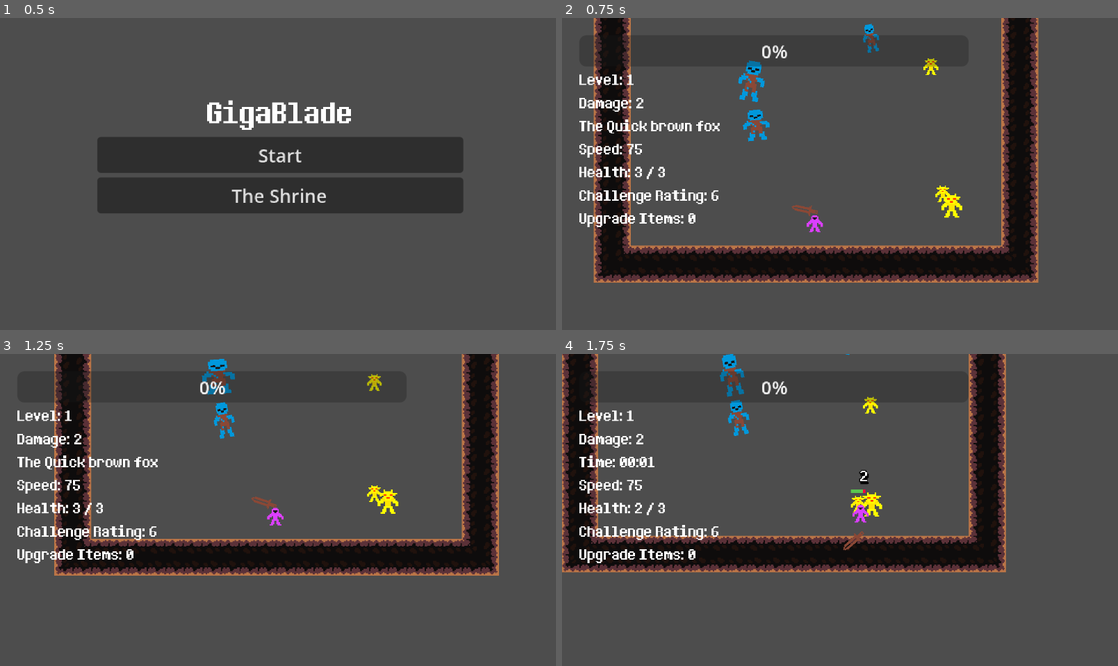
Above: before the commit, frames 1-4 (two rows, left to right).
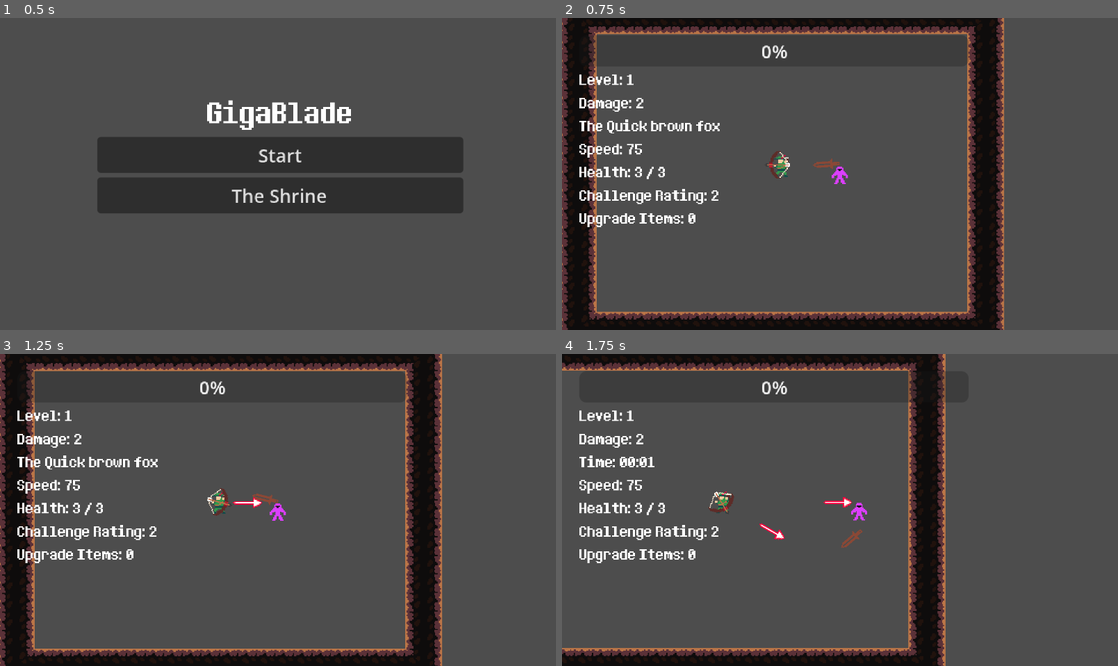
Above: after the commit, the same moments.

Repository: elygreen/GigaBlade
Game: Godot game, scene res://Main_Scenes/root_node.tscn
The game is run twice, just before and just after one commit, with the same random seed, the same clock (stepped at 60 frames per second) and the same inputs.
Inputs (mouse positions are in pixels of both pictures, inside the frame that each line leads up to):
- Up to frame 1 (0.5 s): no input
- Up to frame 2 (0.75 s): click "Start" at 0.5 s
- Up to frame 3 (1.25 s): no input
- Up to frame 4 (1.75 s): move the mouse to (962, 494) at 1.27 s; press the mouse at (962, 494) at 1.28 s; hold Right (ui_right) from 1.28 s (still down)

Frame 1 is identical in both runs. In frame 2, 37% of the frame differs, in the area x 0-86%, y 0-100%; in frame 3, 36%; in frame 4, 29%.

Commit message:
Entity Container Refactor + Boss Attack

Diff:
--- a/Bosses/boss_elven_archer.gd
+++ b/Bosses/boss_elven_archer.gd
@@ -1,15 +1,20 @@
-extends Node2D
+extends CharacterBody2D
 
 @export var damage_number_scene: PackedScene
+@export var projectile: PackedScene
+@export var max_health: int = 500
+@export var speed: float = 150.0
 
 @onready var attack_cooldown = $Attack_Cooldown
 @onready var attack_duration = $Attack_Duration
+@onready var bow = $Bow
 
-@export var max_health: int = 500
 var current_health: int = max_health
 var room_area: Node2D = null
 var player: Node2D = null
-var xp_orb_container: Node2D = null
+var entity_container: Node2D = null
+var attack_target_position: Vector2 = Vector2.ZERO
+const MOVEMENT_STOP_DISTANCE: float = 10.0
 
 enum State {IDLE, CHASING, ATTACKING}
 var current_state = State.IDLE
@@ -19,6 +24,7 @@
 	print("boss spawned")
 	current_health = max_health
 	player = get_tree().get_first_node_in_group("player")
+	center_spin_shoot()
 
 func _process(delta: float) -> void:
 	if player == null:
@@ -32,6 +38,80 @@
 	spawn_damage_number(damage, is_crit)
 	if current_health <= 0:
 		die()
+
+func corner_shoot():
+	var corner = get_random_corner()
+	# Run to corner
+	while global_position.distance_to(corner) > 5:
+		global_position = global_position.move_toward(corner, speed * get_process_delta_time())
+		await get_tree().process_frame
+	await get_tree().create_timer(5).timeout
+	# Shoot 10 times
+	for i in range(7):
+		var player_direction = (player.global_position - global_position).normalized()
+		var new_projectile = projectile.instantiate()
+		new_projectile.global_position = global_position
+		new_projectile.direction = player_direction
+		get_parent().add_child(new_projectile)
+		await get_tree().create_timer(.5).timeout
+
+func center_spin_shoot():
+	# --- All of your checks are perfect, no changes here ---
+	if room_area == null:
+		printerr("Boss: room area not set!")
+		return
+	var collision_shape = room_area.get_node_or_null("CollisionShape2D")
+	if collision_shape == null:
+		printerr("Boss: room area has no 'CollisionShape2D' child.")
+		return
+	var center_pos = collision_shape.global_position
+
+	# --- Movement code is also fine ---
+	while global_position.distance_to(center_pos) > 5.0:
+		global_position = global_position.move_toward(center_pos, speed * get_process_delta_time())
+		await get_tree().process_frame
+
+	await get_tree().create_timer(0.5).timeout
+
+	if bow == null:
+		printerr("Boss: $Bow node not found!")
+		return
+
+	# --- Start of Tween Logic ---
+	var total_steps = 12
+	var shot_delay = 0.35 # This is now the duration of the tween
+
+	# Set the initial rotation (angle 0 + 180 degree offset)
+	var visual_angle = 180.0
+	bow.rotation_degrees = visual_angle
+
+	for i in range(total_steps):
+		# 1. Calculate the angle to SHOOT at
+		var current_shoot_angle_deg = i * 30.0
+		var shoot_direction = Vector2.RIGHT.rotated(deg_to_rad(current_shoot_angle_deg))
+
+		# 2. Spawn the projectile
+		var new_projectile = projectile.instantiate()
+		new_projectile.global_position = global_position
+		new_projectile.direction = shoot_direction
+		get_parent().add_child(new_projectile)
+
+		# 3. Calculate the NEXT visual angle
+		# We add (i + 1) to get the *next* 30-degree step
+		visual_angle = (i + 1) * 30.0 + 180.0
+
+		# 4. Create a tween to smoothly rotate to that next angle
+		var tween = create_tween()
+		tween.tween_property(bow, "rotation_degrees", visual_angle, shot_delay)
+
+		# 5. Wait for the tween to finish before the next loop
+		await tween.finished
+
+	# --- End of Tween Logic ---
+
+	# After the loop, smoothly tween the bow back to 0
+	var reset_tween = create_tween()
+	reset_tween.tween_property(bow, "rotation_degrees", 0, 0.5) # 0.5s to reset
 
 func get_random_point_in_room() -> Vector2:
 	if room_area == null:
@@ -52,10 +132,32 @@
 	var random_y = randf() * size.y
 	return top_left + Vector2(random_x, random_y)
 
+func get_random_corner() -> Vector2:
+	if room_area == null:
+		printerr("Boss room area not set!")
+		return global_position
+	var collision_shape = room_area.get_node_or_null("CollisionShape2D")
+	if collision_shape == null:
+		printerr("Boss room area has no 'CollisionShape2D' child.")
+		return global_position
+	if not collision_shape.shape is RectangleShape2D:
+		printerr("Boss room area's collision shape is not a RectangleShape2D.")
+		return global_position
+	var rect_shape: RectangleShape2D = collision_shape.shape
+	var size = rect_shape.size
+	var center_pos = collision_shape.global_position
+	var half_size = size / 2.0
+	var top_left = center_pos - half_size
+	var top_right = center_pos + Vector2(half_size.x, -half_size.y)
+	var bottom_left = center_pos + Vector2(-half_size.x, half_size.y)
+	var bottom_right = center_pos + half_size
+	var corners = [top_left, top_right, bottom_left, bottom_right]
+	return corners.pick_random()
+
 func spawn_damage_number(damage, is_crit):
-	if damage_number_scene and is_instance_valid(xp_orb_container):
+	if damage_number_scene and is_instance_valid(entity_container):
 		var damage_number = damage_number_scene.instantiate()
-		xp_orb_container.call_deferred("add_child", damage_number)
+		entity_container.call_deferred("add_child", damage_number)
 		var spawn_pos = global_position + Vector2(randf_range(-8, 8), randf_range(-8, 8))
 		damage_number.start(damage, spawn_pos, is_crit)
 
--- a/Bosses/boss_elven_archer.tscn
+++ b/Bosses/boss_elven_archer.tscn
@@ -1,8 +1,9 @@
-[gd_scene load_steps=7 format=3 uid="uid://dujkrhftkt4dt"]
+[gd_scene load_steps=8 format=3 uid="uid://dujkrhftkt4dt"]
 
 [ext_resource type="Script" uid="uid://m74v3ub7m04l" path="res://Bosses/boss_elven_archer.gd" id="1_1abka"]
 [ext_resource type="Texture2D" uid="uid://3ggeosr4ahqw" path="res://Images/GigaBladeSpritesheet.png" id="1_8aqix"]
 [ext_resource type="PackedScene" uid="uid://dlsdd6r5sa5hh" path="res://damage_number.tscn" id="2_api1l"]
+[ext_resource type="PackedScene" uid="uid://cif5mlynp1pim" path="res://Projectiles/arrow_projectile.tscn" id="3_dxthg"]
 
 [sub_resource type="CircleShape2D" id="CircleShape2D_1abka"]
 radius = 6.0
@@ -13,9 +14,10 @@
 [sub_resource type="CircleShape2D" id="CircleShape2D_8aqix"]
 radius = 9.0
 
-[node name="Boss_Elven_Archer" type="Node2D"]
+[node name="Boss_Elven_Archer" type="CharacterBody2D"]
 script = ExtResource("1_1abka")
 damage_number_scene = ExtResource("2_api1l")
+projectile = ExtResource("3_dxthg")
 
 [node name="Body" type="Sprite2D" parent="."]
 texture = ExtResource("1_8aqix")
--- a/Enemies/basic_enemy.tscn
+++ b/Enemies/basic_enemy.tscn
@@ -29,7 +29,7 @@
 region_enabled = true
 region_rect = Rect2(65, 0, 14, 16)
 
-[node name="Hitbox" type="Area2D" parent="Sprite2D" groups=["enemy_hitbox"]]
+[node name="Hitbox" type="Area2D" parent="Sprite2D"]
 
 [node name="CollisionShape2D" type="CollisionShape2D" parent="Sprite2D/Hitbox"]
 shape = SubResource("RectangleShape2D_naotq")
--- a/GameScreen/Spawn_Manager/spawn_manager.gd
+++ b/GameScreen/Spawn_Manager/spawn_manager.gd
@@ -1,7 +1,7 @@
 extends Node2D
 
 @export var player: CharacterBody2D
-@export var xp_orb_container: Node2D
+@export var entity_container: Node2D
 @export var enemy_container: Node2D
 
 var current_spawn_area: Area2D = null
@@ -38,7 +38,7 @@
 		return
 	var new_enemy = enemy_scene.instantiate()
 	new_enemy.global_position = spawn_position
-	new_enemy.xp_orb_container = self.xp_orb_container
+	new_enemy.entity_container = self.entity_container
 	enemy_container.call_deferred("add_child", new_enemy)
 
 func spawn_boss():
@@ -46,8 +46,14 @@
 		printerr("SpawnManager: Cannot spawn boss, spawn area is not set!")
 		return
 	var boss = BOSS_SCENE.instantiate()
+	var boss_pos = player.global_position
+	var current_room
 	boss.room_area = current_spawn_area
-	boss.global_position = player.global_position
+	if self.owner.has_method("get_current_room"):
+		current_room = self.owner.get_current_room()
+		boss_pos = current_room.get_node("Marker_Containers/Boss_Marker").global_position
+	boss.global_position = boss_pos
+	boss.entity_container = entity_container
 	enemy_container.call_deferred("add_child", boss)
 
 func _get_random_spawn_position() -> Vector2:
--- a/GameScreen/game_screen.tscn
+++ b/GameScreen/game_screen.tscn
@@ -21,14 +21,14 @@
 [node name="Player" parent="." instance=ExtResource("1_rug3u")]
 position = Vector2(226, 138)
 
-[node name="Spawn_Manager" parent="." node_paths=PackedStringArray("player", "xp_orb_container", "enemy_container") instance=ExtResource("2_rlmek")]
+[node name="Spawn_Manager" parent="." node_paths=PackedStringArray("player", "entity_container", "enemy_container") instance=ExtResource("2_rlmek")]
 player = NodePath("../Player")
-xp_orb_container = NodePath("../XP_Orb_Container")
+entity_container = NodePath("../Entity_Container")
 enemy_container = NodePath("../Enemy_Container")
 
 [node name="Enemy_Container" parent="." instance=ExtResource("3_hj6vq")]
 
-[node name="XP_Orb_Container" parent="." instance=ExtResource("4_4hse2")]
+[node name="Entity_Container" parent="." instance=ExtResource("4_4hse2")]
 
 [node name="HUD" parent="." instance=ExtResource("7_4hse2")]
 
--- /dev/null
+++ b/Projectiles/arrow_projectile.gd
@@ -0,0 +1,8 @@
+extends Node2D
+
+var direction: Vector2 = Vector2.ZERO
+var projectile_speed: float = 150.0
+
+func _process(delta):
+	global_position += direction * projectile_speed * delta
+	rotation = direction.angle()
--- /dev/null
+++ b/Projectiles/arrow_projectile.tscn
@@ -0,0 +1,20 @@
+[gd_scene load_steps=4 format=3 uid="uid://cif5mlynp1pim"]
+
+[ext_resource type="Script" uid="uid://vdgrqeqmhfx2" path="res://Projectiles/arrow_projectile.gd" id="1_uyg82"]
+[ext_resource type="Texture2D" uid="uid://3ggeosr4ahqw" path="res://Images/GigaBladeSpritesheet.png" id="1_vj5p2"]
+
+[sub_resource type="RectangleShape2D" id="RectangleShape2D_vj5p2"]
+size = Vector2(24, 4)
+
+[node name="Arrow_Projectile" type="Node2D"]
+script = ExtResource("1_uyg82")
+
+[node name="Sprite2D" type="Sprite2D" parent="."]
+texture = ExtResource("1_vj5p2")
+region_enabled = true
+region_rect = Rect2(192, 355, 25, 9)
+
+[node name="Area2D" type="Area2D" parent="."]
+
+[node name="CollisionShape2D" type="CollisionShape2D" parent="Area2D"]
+shape = SubResource("RectangleShape2D_vj5p2")
--- a/Rooms/room_1.tscn
+++ b/Rooms/room_1.tscn
@@ -405,3 +405,9 @@
 
 [node name="Player_Spawn" type="Marker2D" parent="."]
 position = Vector2(175, 237)
+
+[node name="Marker_Containers" type="Node2D" parent="."]
+position = Vector2(11.53, 0)
+
+[node name="Boss_Marker" type="Marker2D" parent="Marker_Containers"]
+position = Vector2(163.47, 130)
--- a/Scripts/Enemy_Database.gd
+++ b/Scripts/Enemy_Database.gd
@@ -7,7 +7,7 @@
 	},
 	"zombie": {
 		"scene": preload("res://Enemies/zombie.tscn"),
-		"cost": 1
+		"cost": 3
 	},
 }
 
--- a/Scripts/basic_enemy.gd
+++ b/Scripts/basic_enemy.gd
@@ -21,7 +21,7 @@
 var current_state = State.CHASE
 
 var player: Node2D = null
-var xp_orb_container: Node2D = null
+var entity_container: Node2D = null
 
 
 func _ready() -> void:
@@ -55,9 +55,9 @@
 
 func get_hit(damage, is_crit: bool = false):
 	current_health -= damage
-	if damage_number_scene and is_instance_valid(xp_orb_container):
+	if damage_number_scene and is_instance_valid(entity_container):
 		var damage_number = damage_number_scene.instantiate()
-		xp_orb_container.call_deferred("add_child", damage_number)
+		entity_container.call_deferred("add_child", damage_number)
 		var spawn_pos = global_position + Vector2(randf_range(-8, 8), randf_range(-8, 8))
 		damage_number.start(damage, spawn_pos, is_crit)
 	if !health_bar.visible:
@@ -69,15 +69,15 @@
 
 func die():
 	AudioManager.play_sfx(death_sound)
-	if xp_orb_scene and is_instance_valid(xp_orb_container):
+	if xp_orb_scene and is_instance_valid(entity_container):
 		var xp_orb = xp_orb_scene.instantiate()
 		xp_orb.global_position = self.global_position
-		xp_orb_container.call_deferred("add_child", xp_orb)
+		entity_container.call_deferred("add_child", xp_orb)
 	if randf() < upgrade_item_drop_chance:
-		if upgrade_item_scene and is_instance_valid(xp_orb_container):
+		if upgrade_item_scene and is_instance_valid(entity_container):
 			var upgrade_item = upgrade_item_scene.instantiate()
 			upgrade_item.global_position = self.global_position
-			xp_orb_container.call_deferred("add_child", upgrade_item)
+			entity_container.call_deferred("add_child", upgrade_item)
 	call_deferred("queue_free")
 
 func custom_ready():
--- a/Scripts/game_screen.gd
+++ b/Scripts/game_screen.gd
@@ -15,11 +15,12 @@
 @onready var run_timer = $Run_Timer
 @onready var enemy_container = $Enemy_Container
 @onready var camera_shake_timer = $Camera_Shake_Timer
+@onready var current_room = $Room_1
 
 var current_run_time: int = 0
 var difficulty_score = 1
 var difficulty_adder = 5
-var current_room = 10
+var current_room_number = 11
 var shake_strength: float = 0.0
 
 func _ready() -> void:
@@ -42,7 +43,10 @@
 	var initial_score = current_run_time + (player.current_level * level_weight)
 	hud.set_score(int(initial_score))
 	hud.set_upgrade_items(SaveManager.data.upgrade_items)
-	start_new_room()
+	if current_room_number > 9:
+		start_boss_room()
+	else:
+		start_new_room()
 
 func _process(delta: float) -> void:
 	if exit_door.is_locked and enemy_container.get_child_count() == 0:
@@ -72,8 +76,8 @@
 		player_camera.offset = Vector2.ZERO
 
 func on_player_entered_exit():
-	current_room += 1
-	if current_room > 9:
+	current_room_number += 1
+	if current_room_number > 9:
 		start_boss_room()
 	else:
 		start_new_room()
@@ -114,3 +118,6 @@
 
 func _on_camera_shake_timer_timeout() -> void:
 	shake_strength = 0.0
+
+func get_current_room():
+	return current_room
--- /dev/null
+++ b/test_boss.tscn
@@ -0,0 +1,17 @@
+[gd_scene load_steps=4 format=3 uid="uid://bgfq2swjlhkvj"]
+
+[ext_resource type="PackedScene" uid="uid://6ds24rxoe5m3" path="res://Rooms/room_1.tscn" id="1_y0omj"]
+[ext_resource type="PackedScene" uid="uid://rnt0uiq1vkwu" path="res://Player/Player.tscn" id="2_wrr5v"]
+[ext_resource type="PackedScene" uid="uid://dujkrhftkt4dt" path="res://Bosses/boss_elven_archer.tscn" id="3_wrr5v"]
+
+[node name="test_boss_arena" type="Node2D"]
+
+[node name="Room_1" parent="." instance=ExtResource("1_y0omj")]
+
+[node name="Player" parent="." instance=ExtResource("2_wrr5v")]
+position = Vector2(180, 157)
+
+[node name="Enemy_Container" type="Node2D" parent="."]
+
+[node name="Boss_Elven_Archer" parent="Enemy_Container" instance=ExtResource("3_wrr5v")]
+position = Vector2(177, 78)
Binary file changed: Images/GigaBladeSpritesheet.png
Not shown, added: Projectiles/arrow_projectile.gd.uid
